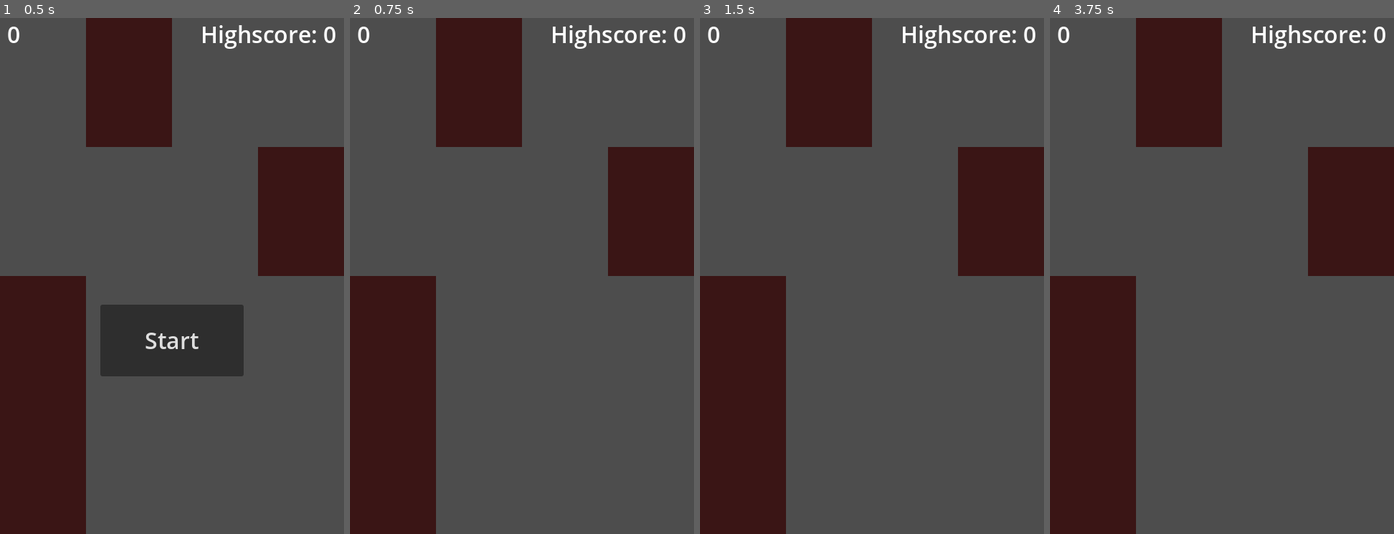
Above: before the commit, frames 1-4 (left to right).
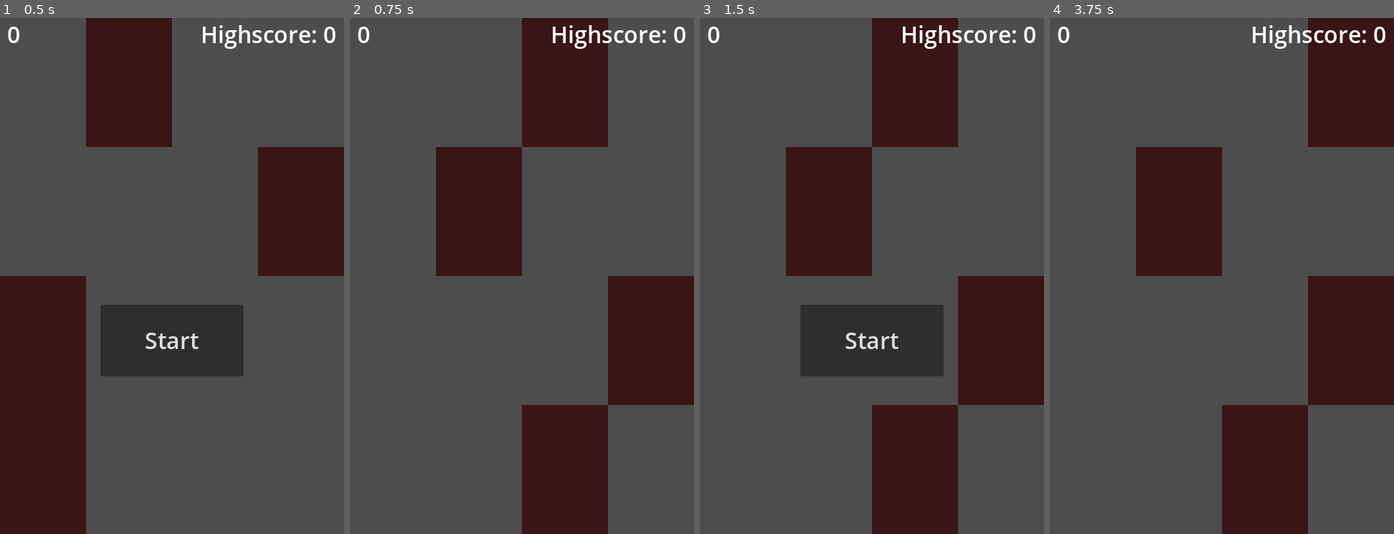
Above: after the commit, the same moments.

Repository: mariusz-tang/godot-piano-tiles
Game: Godot game, scene res://scenes/main.tscn
Two runs of this game, one before a commit and one after it. Both use one fixed random seed, a clock stepped at 60 frames per second and the inputs below.
Inputs (mouse positions are in pixels of both pictures, inside the frame that each line leads up to):
- Up to frame 1 (0.5 s): no input
- Up to frame 2 (0.75 s): click "Start" at 0.5 s
- Up to frame 3 (1.5 s): tap Enter at 1.25 s; tap D (tile_1) at 1.35 s
- Up to frame 4 (3.75 s): click (1222, 337) at 2 s, where only the run after the commit has a clickable "Start"; tap Space at 2.75 s; tap F (tile_2) at 2.85 s; click (1222, 337) at 3.5 s, where only the run after the commit has a clickable "Start"

Frame 1 is identical in both runs. In frame 2, 50% of the frame differs, in the area x 0-100%, y 0-100%; in frame 3, 56%; in frame 4, 50%.

Commit message:
Add start and game over functionality
Start: The game is initially paused until you
press the start button.

End: When an incorrect tile is pressed, the game
stops and the start button reappears.

Diff:
--- a/scenes/hud.tscn
+++ b/scenes/hud.tscn
@@ -2,11 +2,11 @@
 
 [ext_resource type="Script" path="res://scripts/hud.gd" id="1_4caqb"]
 
-[node name="HUD" type="CanvasLayer" node_paths=PackedStringArray("score_label", "highscore_label", "start_button")]
+[node name="HUD" type="CanvasLayer" node_paths=PackedStringArray("_score_label", "_highscore_label", "_start_button")]
 script = ExtResource("1_4caqb")
-score_label = NodePath("ScoreLabel")
-highscore_label = NodePath("HighscoreLabel")
-start_button = NodePath("StartButton")
+_score_label = NodePath("ScoreLabel")
+_highscore_label = NodePath("HighscoreLabel")
+_start_button = NodePath("StartButton")
 
 [node name="ScoreLabel" type="Label" parent="."]
 offset_left = 10.0
--- a/scripts/hud.gd
+++ b/scripts/hud.gd
@@ -3,16 +3,20 @@
 
 signal start_pressed
 
-@export var score_label: Label
-@export var highscore_label: Label
-@export var start_button: Button
+@export var _score_label: Label
+@export var _highscore_label: Label
+@export var _start_button: Button
 
 
 func update_scores(score: int, highscore: int) -> void:
-	score_label.text = str(score)
-	highscore_label.text = "Highscore: " + str(highscore)
+	_score_label.text = str(score)
+	_highscore_label.text = "Highscore: " + str(highscore)
 
 
 func _on_start_button_pressed() -> void:
-	start_button.hide()
+	_start_button.hide()
 	start_pressed.emit()
+
+
+func show_start() -> void:
+	_start_button.show()
--- a/scripts/main.gd
+++ b/scripts/main.gd
@@ -26,6 +26,8 @@
 
 func _ready() -> void:
 	score_changed.connect(_hud.update_scores)
+	game_over.connect(_hud.show_start)
+	_hud.start_pressed.connect(_start_game)
 
 	_game.good_press.connect(_add_point)
 	_game.bad_press.connect(_game_over)
